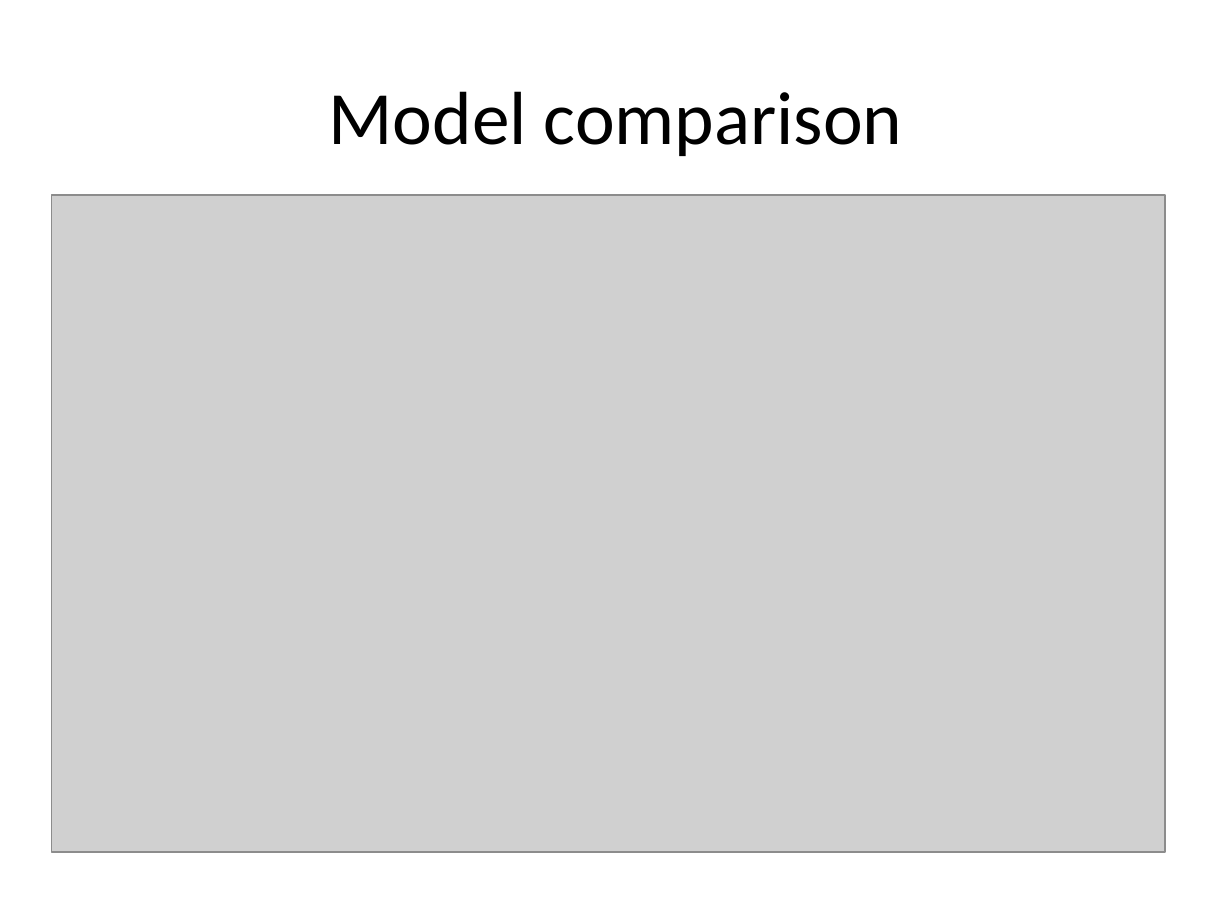
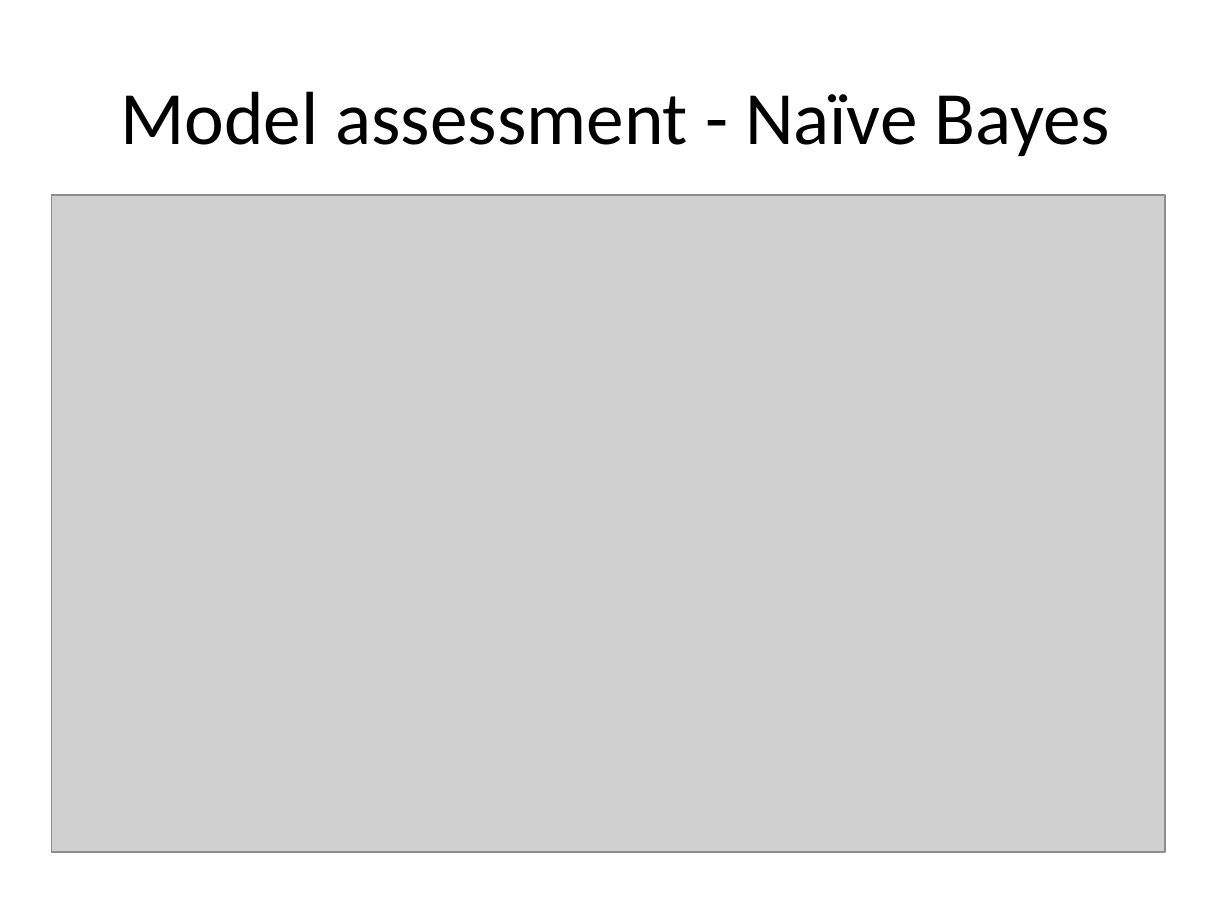
Before and after one commit to dantawesi/Classifying-Subreddits-with-NLP, a slide deck: slide 10 of Subreddit Classification.pptm (slide 7 before the commit). Drawn at 1232x924 pixels with LibreOffice and Linux fonts; fonts in the diff are those of the drawing; grey boxes stand for pictures. Boxes give left, top, right and bottom in pixels: in the first picture for what was removed or moved away, otherwise in the second. Text is boxed around its words. In the diff, an @@ line names an element or a change of style, - is before the commit and + after.

```diff
--- a/Subreddit Classification.pptm
+++ b/Subreddit Classification.pptm
@@ title at (120, 91, 1111, 156): text changed @@
-Model comparison
+Model assessment - Naïve Bayes
```
Also in this commit, not shown: 3 other slides changed, 12 slides added, 9 slides removed, 1 other file.
